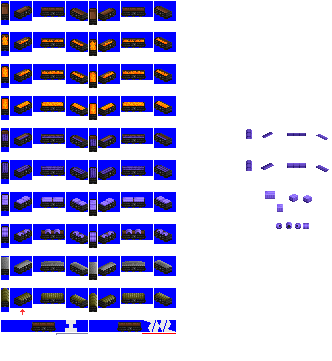
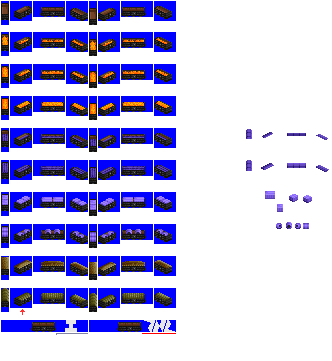
Revision of a layered 332 × 361 image; what changed, layer by layer:
painted on "loads 900" over (x1=1, y1=257, x2=172, y2=274)
